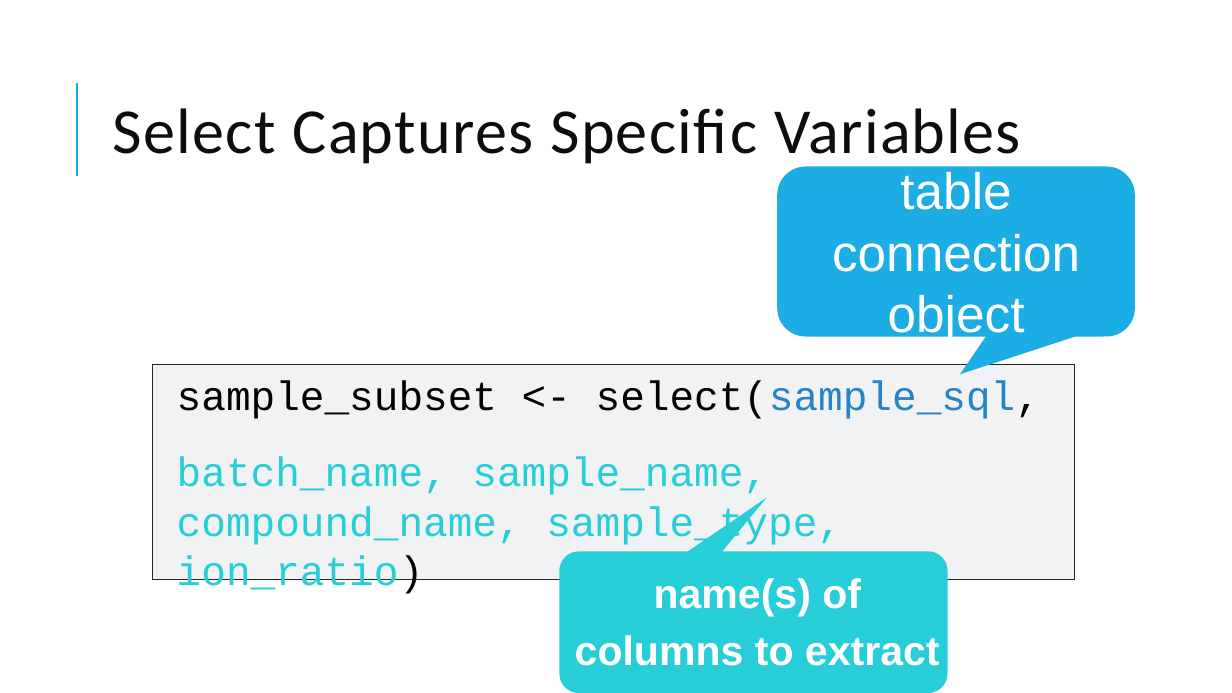
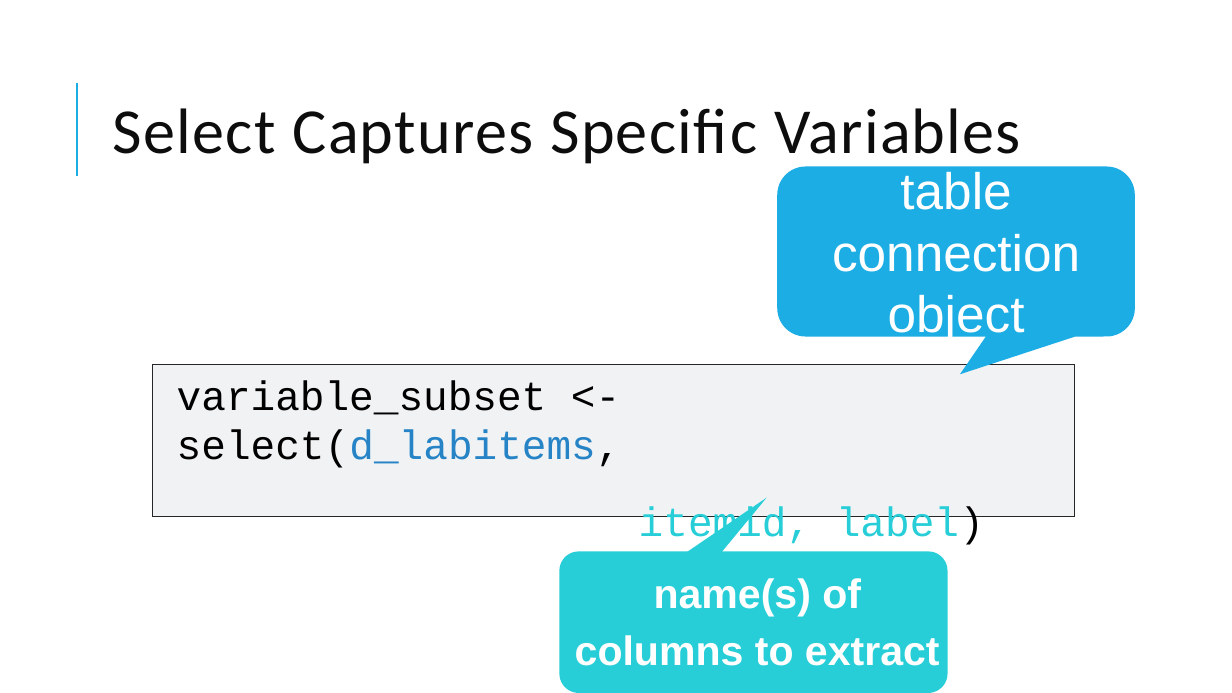
Before and after one commit to amromeo/api_r_int_db_24, a slide deck: slide 24 of presentations/02 - Databases with R.pptx (slide 18 before the commit). Drawn at 1232x693 pixels with LibreOffice and Linux fonts; fonts in the diff are those of the drawing. Boxes give left, top, right and bottom in pixels: in the first picture for what was removed or moved away, otherwise in the second. Text is boxed around its words. In the diff, an @@ line names an element or a change of style, - is before the commit and + after.

```diff
--- a/presentations/02 - Databases with R.pptx
+++ b/presentations/02 - Databases with R.pptx
@@ freeform shape: place and size @@
-freeform shape at (152, 365, 1074, 579)
+freeform shape at (152, 365, 1074, 517)
@@ text at (177, 380, 984, 547): text changed; text colour #27CED7 to #000000 @@
-sample_subset <- select(sample_sql,
-batch_name, sample_name, compound_name, sample_type, ion_ratio)
+variable_subset <- select(d_labitems,
+itemid, label)
```
Also in this commit, not shown: 10 other slides changed, 11 slides added, 3 slides removed, 1 other file.
